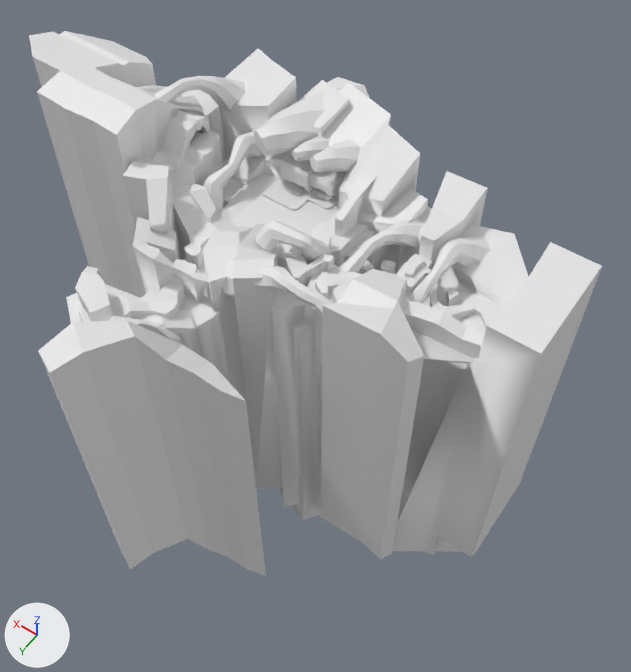
An edit to the FBX model Assets/Blender/Environments/01-glyph-environment.fbx, drawn before and after from the same camera.
Camera for both pictures: a 50 mm lens placed at (-197.0, 645.0, 789.0), pointed at (261.0, 4.0, -219.0). Lighting does not change. The marker at lower left points along +X, +Y and +Z. The older version comes first. Where no turn or scale is listed for an object, it has been applied to the vertices. Vertices at exactly the same position are counted once.

Names of what the first picture shows: 'GlyphEnvironmentBricks', 'GlyphEnvironmentGroundB', 'GlyphEnvironmentSpikes', 'GlyphEnvironmentTubes' and 3 more.
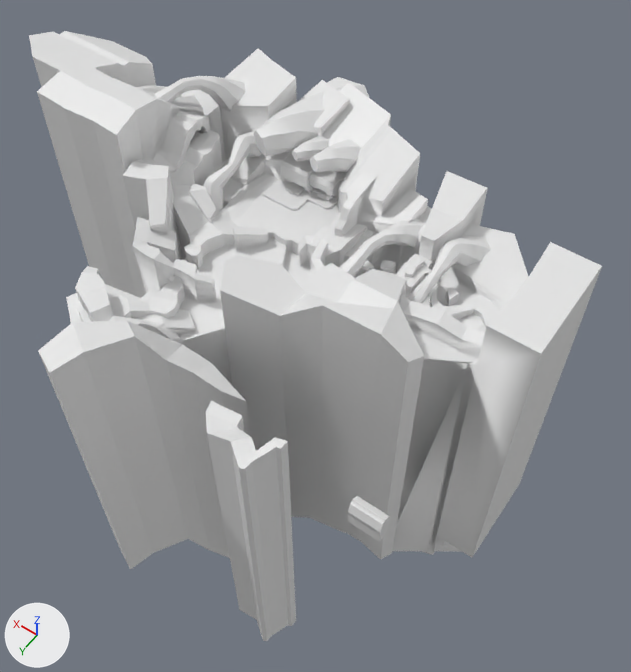
What differs and where, as boxes [x1, y1, x2, y2] in the pictures (631 x 672 px; the box of a moved part takes in the faces that stretch with it):
'GlyphEnvironmentSpikes', reshaped: before [29, 31, 602, 576]; after [29, 31, 602, 570]
'GlyphEnvironmentGroundB', reshaped (23% taller): before [77, 130, 500, 546]; after [77, 130, 500, 641]
'Cube', added: after [348, 496, 391, 542]
part 1 of me_nurbscurve, deleted: before [223, 257, 332, 317]
part 2 of me_nurbscurve, deleted: before [256, 220, 332, 265]
part 3 of me_cube_011, added: after [205, 401, 296, 641]
part 4 of me_cube_011, deleted: before [277, 242, 334, 287]
part 5 of me_cube_011, deleted: before [315, 272, 336, 298]
part 6 of me_cube_011, cut back: before [197, 190, 485, 546]; after [197, 190, 361, 267]
part 7 of me_cube_012, moved or reshaped: before [141, 198, 355, 520]; after [141, 198, 486, 554]

The edits, one by one:
me_cube_012 is used by ob_glyphenvironmentspikes; location (0.0, 0.0, 0.0).
me_cube_012 had 1849 vertices, 1657 faces and spanned x -73.0..722.0, y -198.0..376.0, z -600.0..119.0.
me_cube_012 now has 1891 vertices, 1735 faces and spans x -73.0..722.0, y -198.0..376.0, z -600.0..119.0.
me_cube_012 part 7: 25 vertices moved from x 118.0..365.0, y 36.0..240.0, z -511.0..11.0 to x 103.0..364.0, y 33.0..238.0, z -513.0..19.0; 278 vertices removed from x 118.0..353.0, y -6.0..222.0, z -541.0..48.0; 320 vertices added at x -22.0..384.0, y -21.0..228.0, z -541.0..52.0.
me_nurbscurve is used by ob_glyphenvironmenttubes; location (0.0, 0.0, 0.0).
me_nurbscurve had 3108 vertices, 3058 faces and spanned x 45.0..583.0, y -208.0..156.0, z -107.0..105.0.
me_nurbscurve now has 2352 vertices, 2312 faces and spans x 45.0..583.0, y -208.0..82.0, z -86.0..105.0.
me_nurbscurve part 1: the loose piece of 420 vertices spanning x 126.0..301.0, y 103.0..156.0, z -19.0..54.0 is deleted.
me_nurbscurve part 2: the loose piece of 336 vertices spanning x 205.0..291.0, y 31.0..93.0, z -107.0..61.0 is deleted.
me_cube_011 is used by ob_glyphenvironmentgroundb; location (0.0, 0.0, 0.0).
me_cube_011 had 718 vertices, 691 faces and spanned x -22.0..644.0, y -100.0..289.0, z -522.0..37.0.
me_cube_011 now has 678 vertices, 652 faces and spans x -3.0..644.0, y -100.0..337.0, z -522.0..37.0.
me_cube_011 part 3: a new loose piece of 34 vertices spanning x 93.0..201.0, y 276.0..337.0, z -499.0..30.0, in mat_material (white #e7e7e7).
me_cube_011 part 4: the loose piece of 38 vertices spanning x 199.0..318.0, y 12.0..102.0, z -522.0..30.0 is deleted.
me_cube_011 part 5: the loose piece of 20 vertices spanning x 176.0..199.0, y 74.0..102.0, z -477.0..25.0 is deleted.
Part 6, on me_cube_011:
30 vertices are removed from x -22.0..303.0, y 24.0..91.0, z -519.0..37.0.
39 faces are deleted.
12 vertices in x 241.0..356.0, y -56.0..72.0, z -505.0..-2.0 move by (0.0, 0.0, -2.0).
6 vertices in x 262.0..269.0, y -22.0..1.0, z -509.0..-9.0 move by (-5.0, 0.0, -2.0).
4 vertices in x 251.0..264.0, y -55.0..30.0, z -509.0..-9.0 move by (-3.0, 0.0, -2.0).
4 vertices in x 355.0..369.0, y 24.0, z -519.0..-19.0 move by (-4.0, -2.0, 0.0).
12 vertices move from x 228.0..364.0, y 16.0..92.0, z -519.0..-2.0 to x 228.0..364.0, y 16.0..92.0, z -520.0..-5.0.
9 vertices are added at x 285.0..303.0, y -98.0..26.0, z -519.0..-19.0.
5 new vertices lie (0.0, 0.0, 500.0) away from vertices in x 285.0..303.0, y -98.0..26.0, z -519.0.
23 new faces join them.
Mesh me_cube_007 is new.
It has 32 vertices, 30 faces and spans x -28.2..8.4, y -10.1..8.4, z -23.4..13.2.
Object 'Cube' (ob_cube) is new; it shows me_cube_007.
Its location is (-10.0, 310.0, 35.0).
